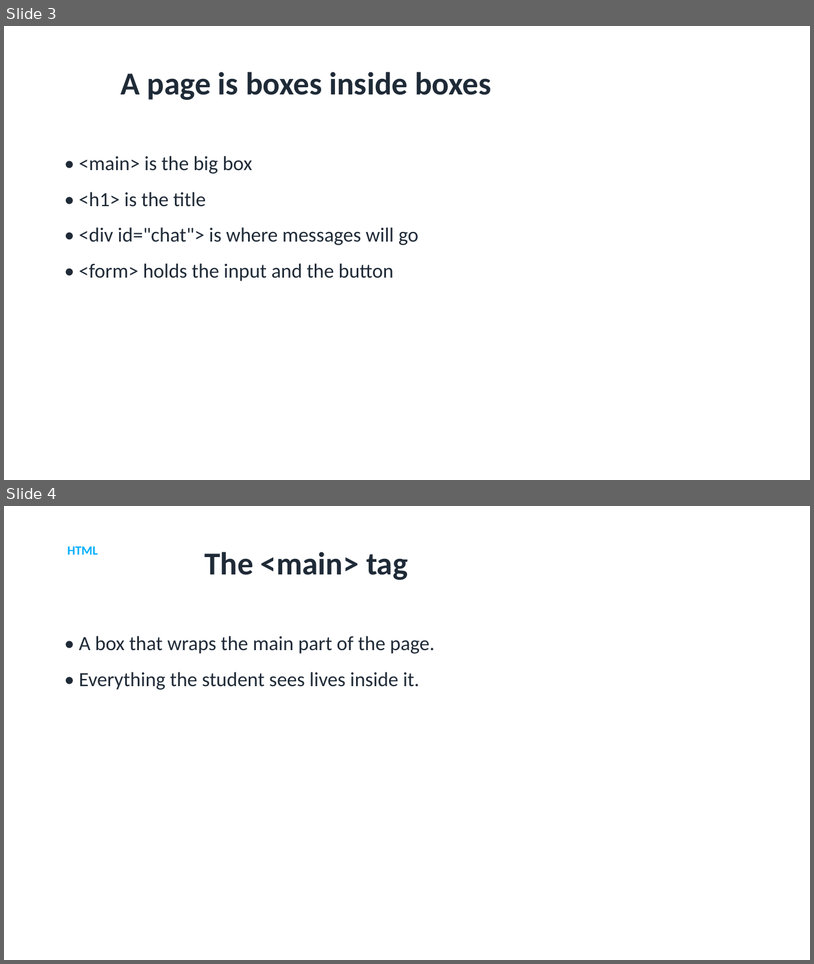
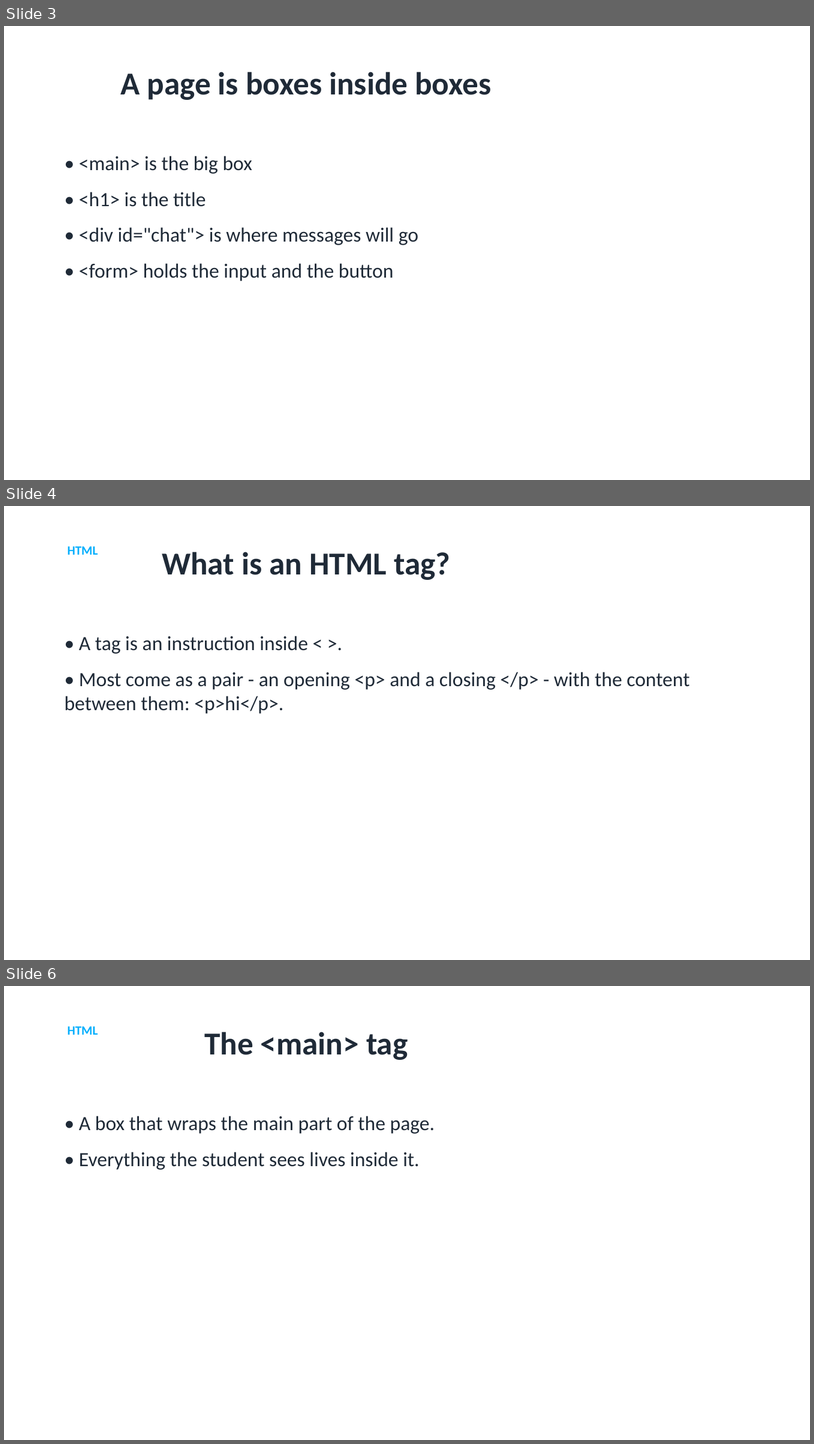
Before and after one commit to utgapps/utgapps.github.io, a slide deck: ai101/slides/week-01.pptx. Shown one above the other, each under a label of ours: slides 3 and 4 before the commit, slides 3, 4 and 6 after it; the slides between them are not shown. The pictures are 814x964 and 814x1444 pixels, drawn with LibreOffice and Linux fonts; fonts in the diff are those of the drawing. Boxes give left, top, right and bottom in pixels: in the first picture for what was removed or moved away, otherwise in the second. Text is boxed around its words. In the diff, an @@ line names an element or a change of style, - is before the commit and + after.

```diff
--- a/ai101/slides/week-01.pptx
+++ b/ai101/slides/week-01.pptx
@@ slide 4 added at bbox=[4, 506, 810, 960], background #FFFFFF @@
@@ text added at bbox=[68, 546, 98, 555], 15 pt, text #01AEFD, bold @@
+HTML
@@ title added at bbox=[162, 552, 450, 580], 38 pt, text #1F2A37, bold @@
+What is an HTML tag?
@@ text added at bbox=[65, 636, 690, 714], 24 pt, text #1F2A37 @@
+• A tag is an instruction inside < >.
+• Most come as a pair - an opening <p> and a closing </p> - with the content between them: <p>hi</p>.
@@ what was slide 4 is now slide 6 @@
```
Also in this commit, not shown: 11 other slides added, 19 other files.
